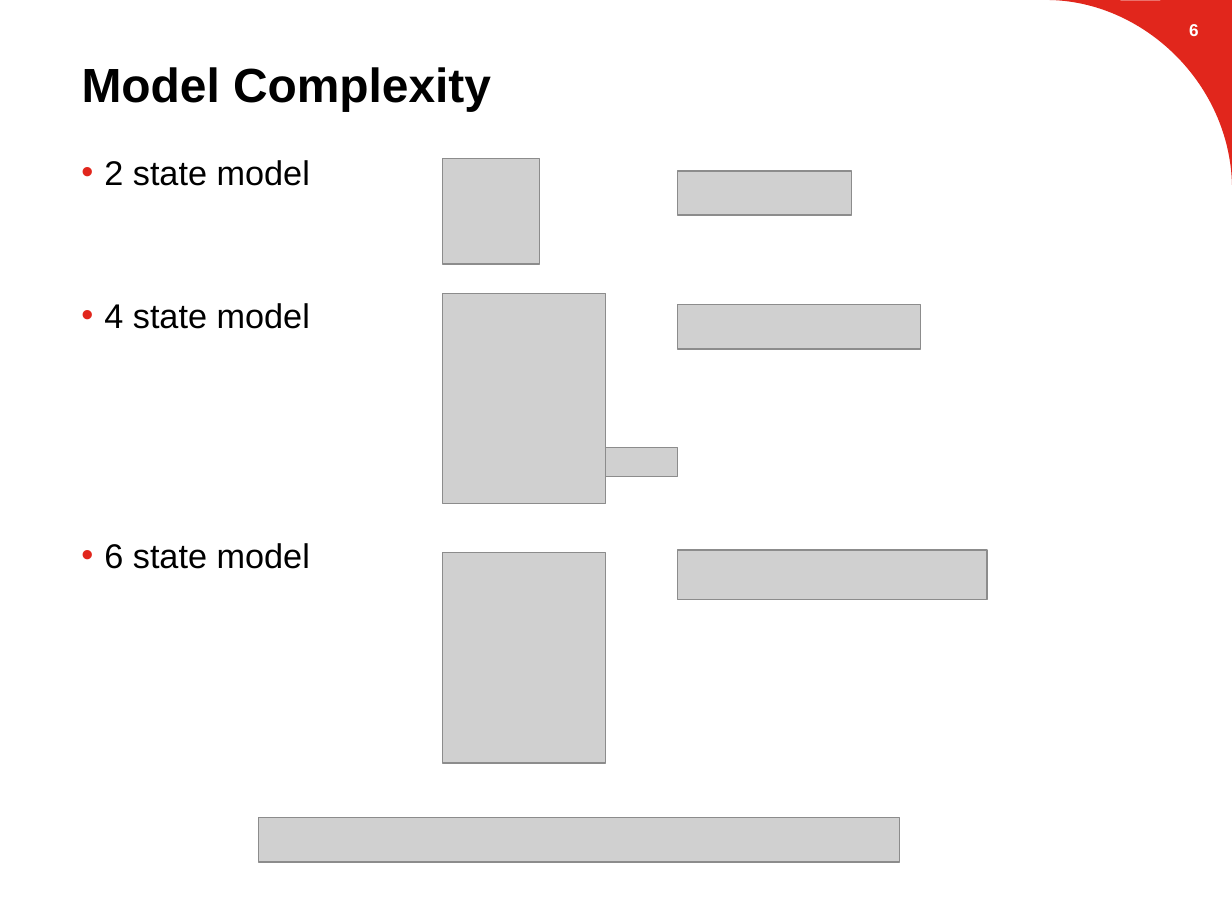
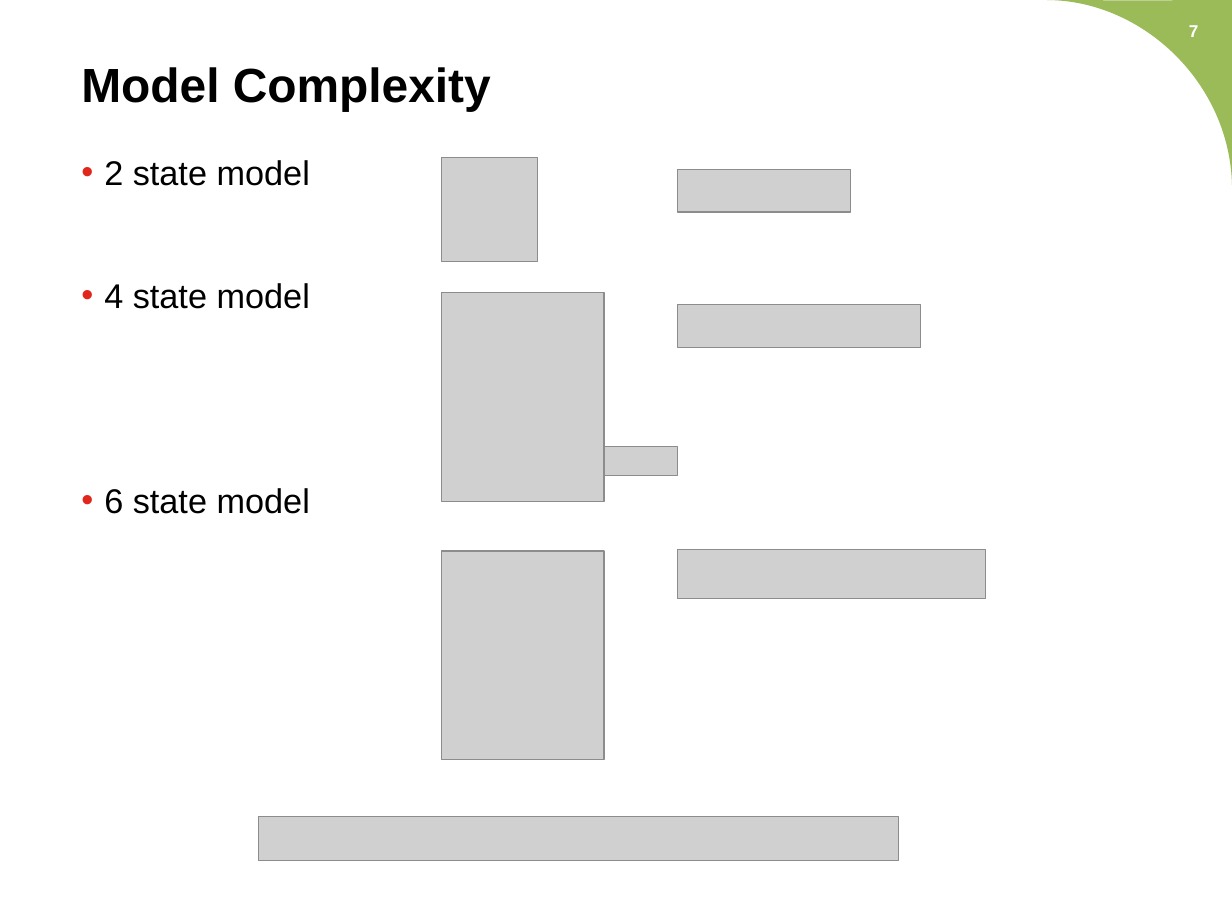
Before and after one commit to suvoganguli/GIG-MPC-Laplacian, a slide deck: slide 7 of 2D Results.pptx. Drawn at 1232x924 pixels with LibreOffice and Linux fonts; fonts in the diff are those of the drawing; grey boxes stand for pictures; background and template pictures are left out. Boxes give left, top, right and bottom in pixels: in the first picture for what was removed or moved away, otherwise in the second. Text is boxed around its words. In the diff, an @@ line names an element or a change of style, - is before the commit and + after.

```diff
--- a/2D Results.pptx
+++ b/2D Results.pptx
@@ freeform shape at <box>1047,0,1232,185</box>: fill #E1261C to #9BBB59 @@
@@ page number at <box>1189,25,1199,37</box>: text changed @@
-6
+7
@@ text "2 state model" at <box>104,160,310,514</box>: less space between paragraphs @@
@@ picture: place and size @@
-picture at <box>442,553,605,764</box>
+picture at <box>441,551,604,759</box>
```
Also in this commit, not shown: 20 other slides changed, 25 other files.
